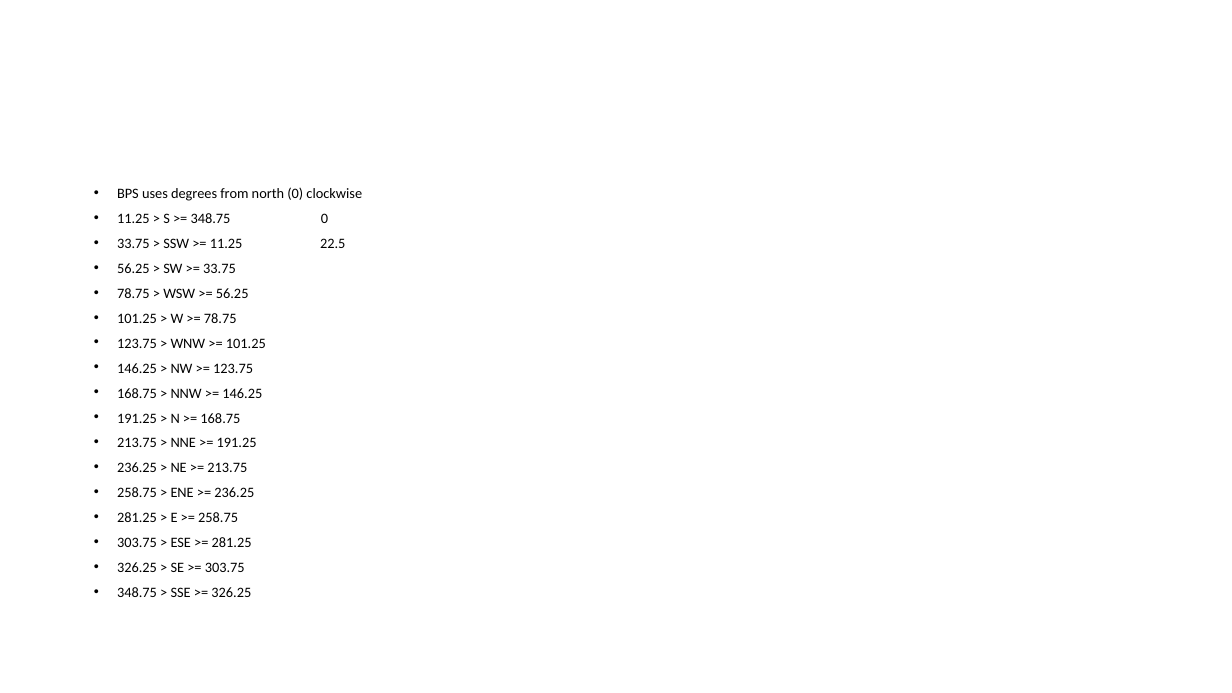
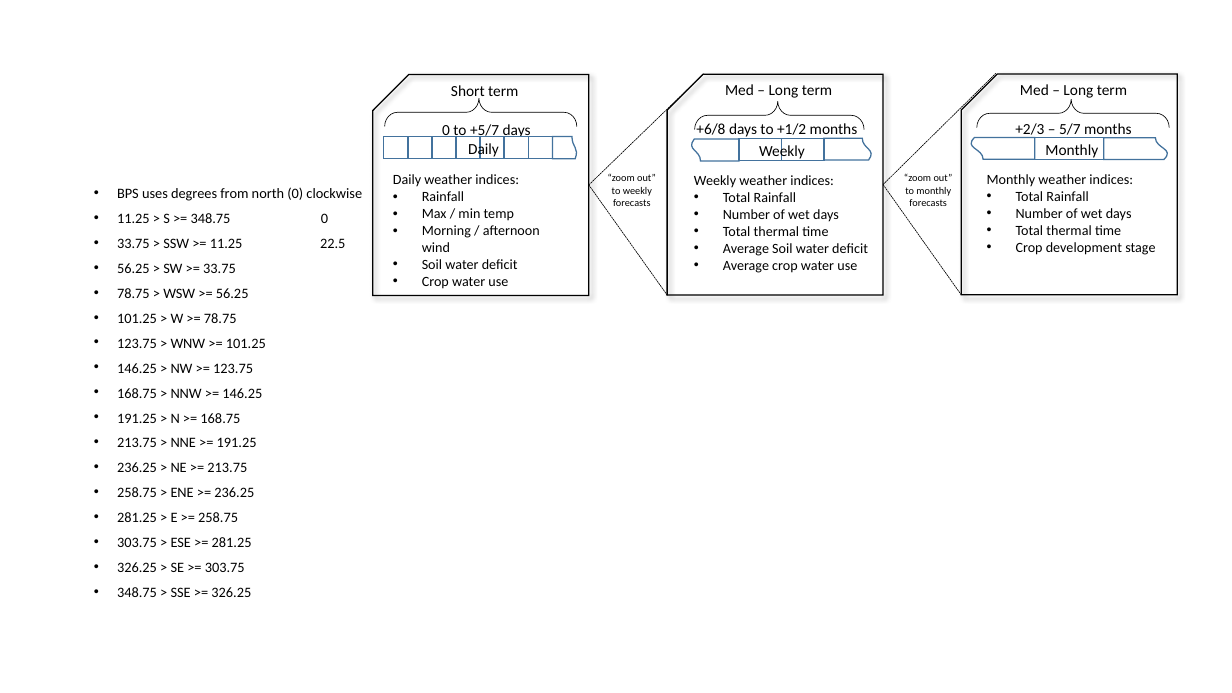
Before and after one commit to CSSIProject/cssiproject.github.io, a slide deck: slide 2 of assets/Presentation1.pptx. Drawn at 1232x693 pixels with LibreOffice and Linux fonts; fonts in the diff are those of the drawing. Boxes give left, top, right and bottom in pixels: in the first picture for what was removed or moved away, otherwise in the second. Text is boxed around its words. In the diff, an @@ line names an element or a change of style, - is before the commit and + after.

```diff
--- a/assets/Presentation1.pptx
+++ b/assets/Presentation1.pptx
@@ group added at [373, 73, 1178, 296]: 13 rectangles, 8 texts, 5 flow chart documents, 4 lines, 3 right braces, 3 snip rects @@
+Short term
+0 to +5/7 days
+Daily
+Daily weather indices:
+• Rainfall
+• Max / min temp
+• Morning / afternoon wind
+• Soil water deficit
+• Crop water use
+Med – Long term
++6/8 days to +1/2 months
+Weekly
+Weekly weather indices:
+• Total Rainfall
+• Number of wet days
+• Total thermal time
+• Average Soil water deficit
+• Average crop water use
+Med – Long term
++2/3 – 5/7 months
+Monthly
+Monthly weather indices:
+• Total Rainfall
+• Number of wet days
+• Total thermal time
+• Crop development stage
+“zoom out”
+to weekly forecasts
+“zoom out”
+to monthly forecasts
```
Also in this commit, not shown: 1 other slide changed, 48 other files.
